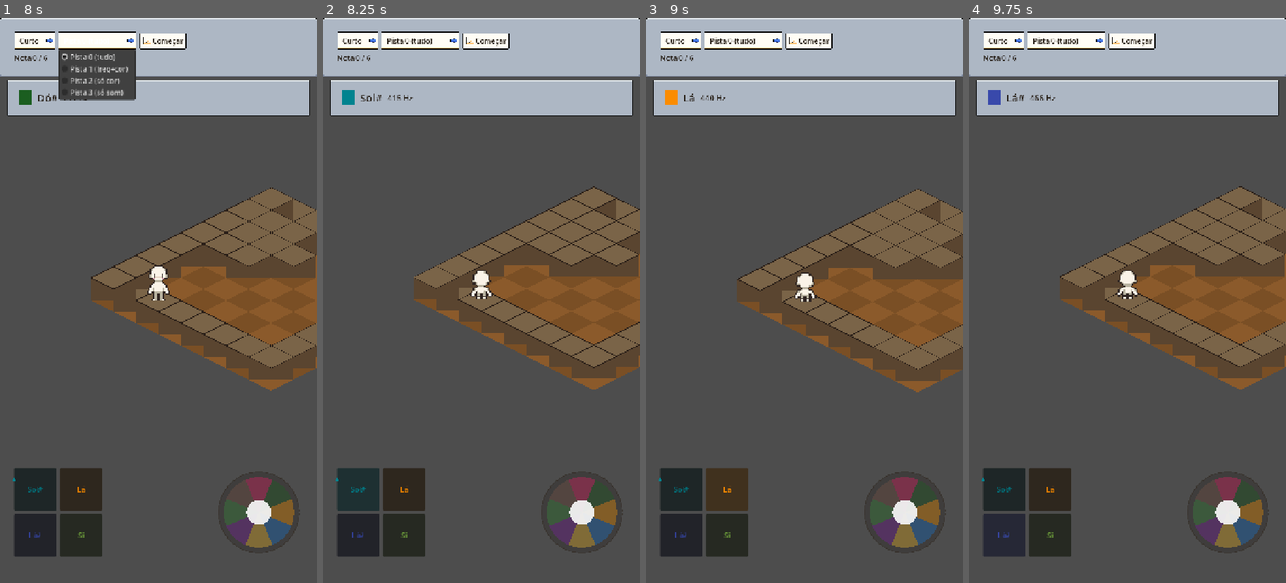
Above: before the commit, frames 1-4 (left to right).
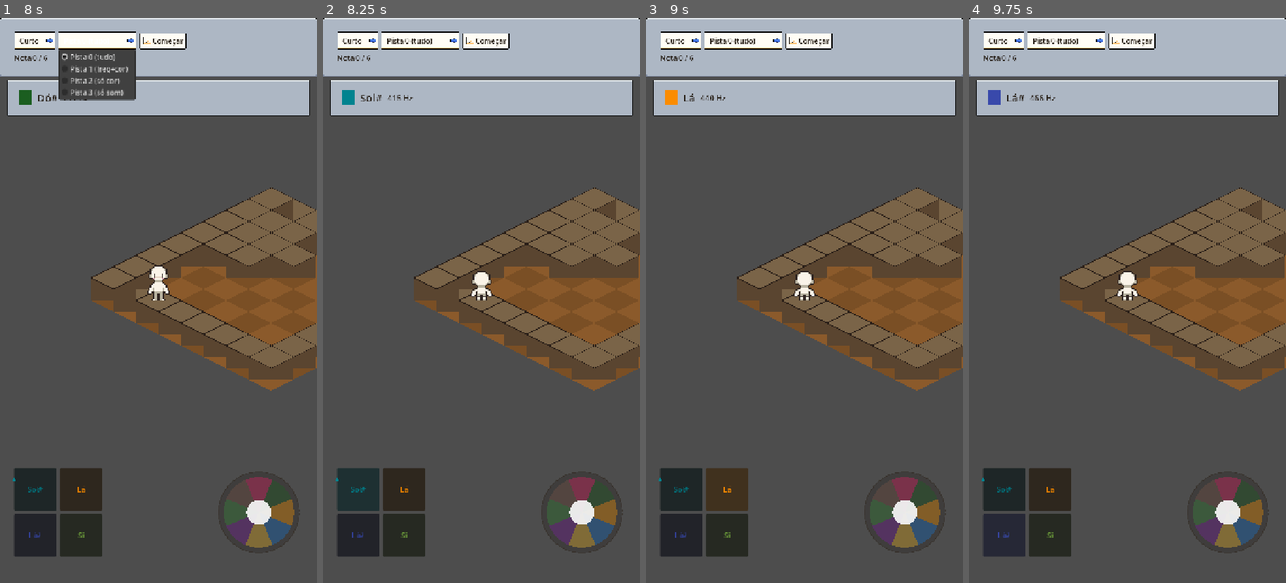
Above: after the commit, the same moments.

Repository: JDaniloC/BlindTuner
Game: Godot game, scene res://scenes/Playground.tscn
The game is run twice, just before and just after one commit, with the same random seed, the same clock (stepped at 60 frames per second) and the same inputs.
Inputs:
- Up to frame 1 (8 s): click "Começar" at 0.5 s; click "Começar" at 1.25 s; click "Curto" at 2 s; click "Pista 0 (tudo)" at 2.75 s; click "Sol#" at 3.5 s; click "Lá" at 4.25 s; click "Lá#" at 5 s; click "Si" at 5.75 s; click "Curto" at 6.5 s; click "Pista 0 (tudo)" at 7.25 s
- Up to frame 2 (8.25 s): click "Sol#" at 8 s
- Up to frame 3 (9 s): click "Lá" at 8.75 s
- Up to frame 4 (9.75 s): click "Lá#" at 9.5 s

Frame 1 is identical in both runs. In frame 2, 1.4% of the frame differs, in the area x 28-100%, y 29-66%; in frame 3, 2.3%, in the area x 28-100%, y 30-67%; in frame 4, 1.9%.

Commit message:
fix(godot): diferencia feedback de erro de nota vs colisao de parede
Character.blocked agora emite um TripReason (WALL | NOTE_MISS) junto
com a direcao. Playground so dispara shake de camera + flash vermelho
+ SFX grave de colisao quando reason == WALL (bateu na parede de
verdade); quando reason == NOTE_MISS (errou a nota no CALL), toca so
um SFX curto e suave novo (AudioManager.play_note_miss_sfx), sem
shake/flash. A anim de tropeco (state TRIP) continua identica nos
dois casos.

Afinacao fina do SFX de note-miss (frequencia/duracao) fica para o
usuario validar por ouvido depois - nao da pra validar audio em
ambiente headless.

Co-Authored-By: Claude Sonnet 5 <noreply@anthropic.com>

Diff:
--- a/godot/scripts/AudioManager.gd
+++ b/godot/scripts/AudioManager.gd
@@ -13,6 +13,10 @@
 const SUSTAIN_LEVEL := 0.4
 const RELEASE_SEC := 0.3
 const COLLISION_FREQ := 80.0
+const NOTE_MISS_FREQ := 220.0
+# Precisa ser > ATTACK_SEC+DECAY_SEC (0.16s), senão o buffer termina no meio do
+# decay (nunca alcança release) e corta com um click audível em vez de esmaecer.
+const NOTE_MISS_DURATION_SEC := 0.2
 
 var _current_player: AudioStreamPlayer = null
 
@@ -24,6 +28,10 @@
 ## Toca SFX de colisão (tom grave e curto). Cancela qualquer player ativo antes.
 func play_collision_sfx() -> AudioStreamPlayer:
     return _play_synth(COLLISION_FREQ, true, COLLISION_DURATION_SEC)
+
+## Toca SFX de erro de conhecimento no CALL (curto, não-harsh). Distinto do SFX de colisão física.
+func play_note_miss_sfx() -> AudioStreamPlayer:
+    return _play_synth(NOTE_MISS_FREQ, false, NOTE_MISS_DURATION_SEC)
 
 ## Stub para o modo cello futuro (pitch contínuo controlável em tempo real).
 func play_continuous_pitch(_freq_hz: float):
--- a/godot/scripts/Character.gd
+++ b/godot/scripts/Character.gd
@@ -2,7 +2,7 @@
 ## Personagem isométrico do MVP. Move 1 tile por nota de movimento; bloqueado por paredes; ignora reservadas.
 
 signal moved(new_grid_position: Vector2i)
-signal blocked(direction: Vector2i)
+signal blocked(direction: Vector2i, reason: int)
 signal action_performed(action_id: String, grid_position: Vector2i, facing: Vector2i)
 ## Notifica mudança de _run_next / _jump_next para UI espelhar (botão armado brilha).
 signal armed_state_changed(running: bool, jumping: bool)
@@ -21,6 +21,10 @@
 const DUST_PUFF_COLOR := Color(0.85, 0.78, 0.6, 0.7)
 
 enum State { IDLE, WALK, RUN, TRIP }
+## Distingue por que o personagem tropeçou: colisão física de verdade (WALL)
+## vs erro de conhecimento durante o CALL (NOTE_MISS). Usado por Playground
+## para diferenciar o feedback de tela/áudio sem mudar a anim de tropeço.
+enum TripReason { WALL, NOTE_MISS }
 
 @export var grid_position: Vector2i = Vector2i(5, 5)
 ## Dicionário { Vector2i -> bool } populado pela cena pai (Playground) com tiles bloqueados.
@@ -227,7 +231,7 @@
 	state = State.IDLE
 	_play_animation("idle", _last_direction)
 
-func _enter_trip(dir: Vector2i) -> void:
+func _enter_trip(dir: Vector2i, reason: int = TripReason.WALL) -> void:
 	var was_armed := _run_next or _jump_next
 	_run_next = false   # tropeçar cancela qualquer corrida/salto armado
 	_jump_next = false
@@ -238,7 +242,7 @@
 	state = State.TRIP
 	_last_direction = dir
 	_play_animation("jump", dir)
-	blocked.emit(dir)
+	blocked.emit(dir, reason)
 	get_tree().create_timer(TRIP_DURATION_SEC).timeout.connect(_exit_trip)
 
 func _exit_trip() -> void:
--- a/godot/scripts/Playground.gd
+++ b/godot/scripts/Playground.gd
@@ -126,7 +126,7 @@
 		if hit:
 			_character.handle_action(note_key)
 		else:
-			_character._enter_trip(_character._last_direction)
+			_character._enter_trip(_character._last_direction, _character.TripReason.NOTE_MISS)
 		return
 	var dir: Vector2i = NoteMapping.direction_for(note_key)
 	if hit:
@@ -135,7 +135,7 @@
 		_character._try_walk(dir)
 	else:
 		# Erro de conhecimento: tropeço no lugar (cosmético, sem dano).
-		_character._enter_trip(dir)
+		_character._enter_trip(dir, _character.TripReason.NOTE_MISS)
 
 func _on_sequence_complete(stats: Dictionary) -> void:
 	_hud.show_stats(stats)
@@ -245,7 +245,14 @@
 	elif _camera.offset != Vector2.ZERO:
 		_camera.offset = Vector2.ZERO
 
-func _on_character_blocked(_dir: Vector2i) -> void:
+func _on_character_blocked(_dir: Vector2i, reason: int) -> void:
+	if reason == _character.TripReason.NOTE_MISS:
+		# Erro de conhecimento no CALL: só o SFX suave, sem shake/flash de colisão.
+		# Mesmo delay do WALL abaixo: a nota errada que o jogador tocou (play_note,
+		# 0.6s) precisa ser ouvida antes do SFX de erro, senão ele a mascara quase
+		# instantaneamente (AudioManager serializa playback a um único player ativo).
+		get_tree().create_timer(COLLISION_SFX_DELAY).timeout.connect(AudioManager.play_note_miss_sfx)
+		return
 	_shake_remaining = SHAKE_DURATION
 	_flash_screen()
 	# Delay no SFX para a nota do jogador ser ouvida antes (pista auditiva de cima/baixo).
--- a/godot/tests/test_audio_manager.gd
+++ b/godot/tests/test_audio_manager.gd
@@ -15,6 +15,26 @@
     assert_not_null(player)
     assert_true(player is AudioStreamPlayer)
 
+func test_play_note_miss_sfx_returns_a_player_node():
+    var player = AudioManager.play_note_miss_sfx()
+    assert_not_null(player)
+    assert_true(player is AudioStreamPlayer)
+
+func test_note_miss_envelope_fades_near_silence_by_last_sample():
+    # NOTE_MISS_DURATION_SEC precisa ser maior que ATTACK_SEC+DECAY_SEC, senão o
+    # buffer termina no meio do decay (nunca alcança release) e corta com um
+    # click audível em vez de esmaecer a 0, como play_note e play_collision_sfx fazem.
+    var duration = AudioManager.NOTE_MISS_DURATION_SEC
+    var total_samples := int(AudioManager.MIX_RATE * duration)
+    var attack_samples := int(AudioManager.MIX_RATE * AudioManager.ATTACK_SEC)
+    var decay_samples := int(AudioManager.MIX_RATE * AudioManager.DECAY_SEC)
+    var release_samples := int(AudioManager.MIX_RATE * AudioManager.RELEASE_SEC)
+    var sustain_samples := total_samples - attack_samples - decay_samples - release_samples
+    var last_envelope = AudioManager._envelope_at(total_samples - 1, attack_samples,
+        decay_samples, sustain_samples, release_samples)
+    assert_lt(last_envelope, 0.05,
+        "envelope deveria esmaecer perto de 0 no último sample, não cortar no meio do decay")
+
 func test_play_continuous_pitch_is_stub():
     # API existe para uso futuro (modo cello). MVP: retornar null é OK.
     var result = AudioManager.play_continuous_pitch(440.0)
--- a/godot/tests/test_character.gd
+++ b/godot/tests/test_character.gd
@@ -85,6 +85,21 @@
 	c.blocked_tiles = { Vector2i(4, 4): true }
 	c.handle_note("C4")
 	assert_eq(c.state, c.State.TRIP)
+
+func test_enter_trip_default_reason_is_wall():
+	var c = _make_character()
+	var captured_reason := [null]  # array como container mutável p/ lambda capturar por referência
+	c.blocked.connect(func(_dir, reason): captured_reason[0] = reason)
+	c.blocked_tiles = { Vector2i(4, 4): true }
+	c.handle_note("C4")
+	assert_eq(captured_reason[0], c.TripReason.WALL)
+
+func test_enter_trip_note_miss_reason():
+	var c = _make_character()
+	var captured_reason := [null]  # array como container mutável p/ lambda capturar por referência
+	c.blocked.connect(func(_dir, reason): captured_reason[0] = reason)
+	c._enter_trip(Vector2i(0, 1), c.TripReason.NOTE_MISS)
+	assert_eq(captured_reason[0], c.TripReason.NOTE_MISS)
 
 func test_input_ignored_during_trip():
 	var c = _make_character()
--- a/godot/tests/test_playground_loop.gd
+++ b/godot/tests/test_playground_loop.gd
@@ -35,6 +35,7 @@
 	p._on_note_triggered("F4")  # dir (0,1) -> (4,7) é parede
 	assert_eq(p._character.grid_position, Vector2i(4, 6))
 	assert_eq(p._character.state, p._character.State.TRIP)
+	assert_true(p._shake_remaining > 0.0)
 
 func test_input_ignored_during_preview():
 	var p = _playground()
@@ -65,6 +66,29 @@
 	assert_eq(p._character.grid_position, before)
 	assert_eq(p._character.state, p._character.State.TRIP)
 	assert_eq(p._conductor._index, 0)
+	assert_eq(p._shake_remaining, 0.0)
+	CueSettings.set_level(0)
+
+func test_note_miss_sfx_is_delayed_to_not_mask_wrong_note():
+	var p = _playground()
+	p._begin_preset("curto", 0)
+	for i in range(7):
+		p._conductor._advance()
+	p._on_note_triggered("C4")  # errado (alvo Cs4) -> NOTE_MISS trip
+	assert_eq(p._character.state, p._character.State.TRIP)
+	# Imediatamente após o miss (mesmo frame, síncrono), o player ativo ainda deve
+	# ser a NOTA ERRADA que o jogador tocou (0.6s) -- não o SFX de erro. Se o SFX
+	# tocar sem delay, ele cancela a nota do jogador quase instantaneamente
+	# (AudioManager serializa playback a um único player ativo).
+	var stream: AudioStreamWAV = AudioManager._current_player.stream
+	var duration_sec: float = (stream.data.size() / 2.0) / AudioManager.MIX_RATE
+	assert_almost_eq(duration_sec, AudioManager.NOTE_DURATION_SEC, 0.01,
+		"o SFX de erro não deveria substituir a nota do jogador imediatamente")
+	await get_tree().create_timer(p.COLLISION_SFX_DELAY + 0.1).timeout
+	stream = AudioManager._current_player.stream
+	duration_sec = (stream.data.size() / 2.0) / AudioManager.MIX_RATE
+	assert_almost_eq(duration_sec, AudioManager.NOTE_MISS_DURATION_SEC, 0.01,
+		"o SFX de erro deveria tocar depois do delay, como a colisão de parede")
 	CueSettings.set_level(0)
 
 func test_full_run_replays_path_and_shows_stats():
